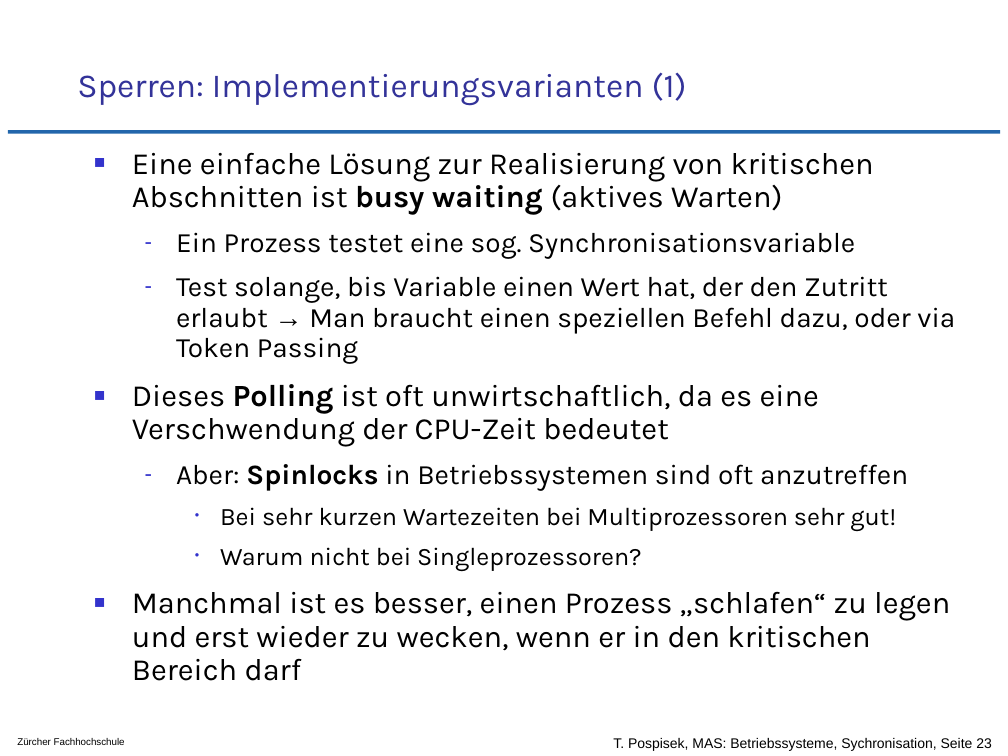
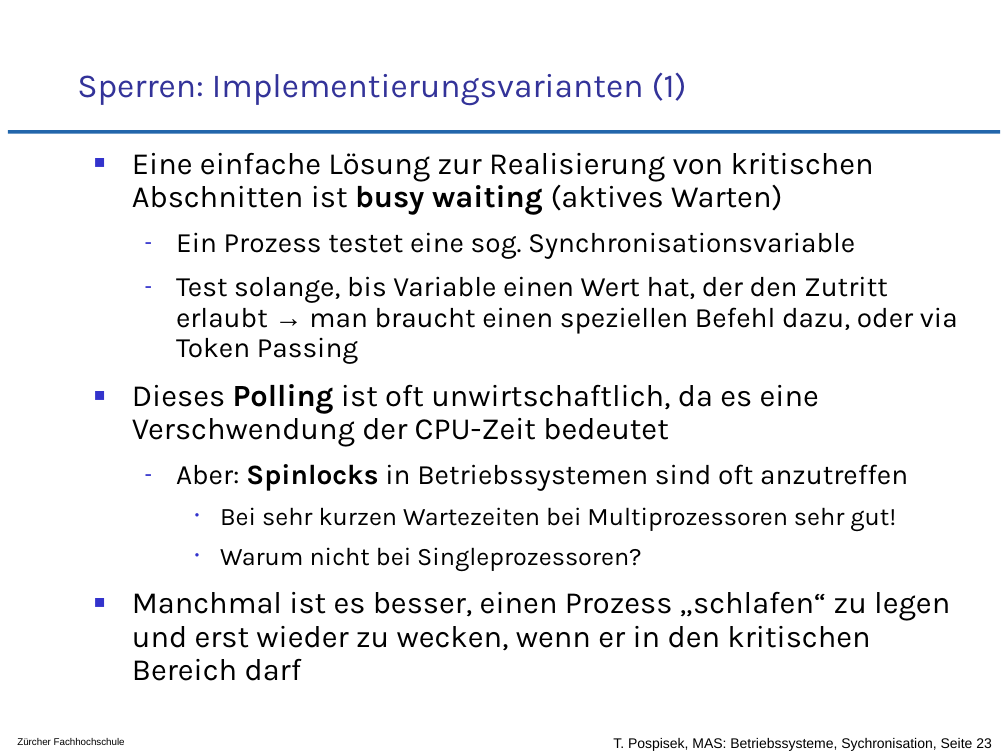
Before and after one commit to tpo/betriebssysteme, a slide deck: slide 23 of 07_Koordination_und_Synchronisation_Sperren_und_Semaphore.odp. Drawn at 1008x756 pixels with LibreOffice and Linux fonts; fonts in the diff are those of the drawing; background and template pictures are left out. Boxes give left, top, right and bottom in pixels: in the first picture for what was removed or moved away, otherwise in the second. Text is boxed around its words. In the diff, an @@ line names an element or a change of style, - is before the commit and + after.

```diff
--- a/07_Koordination_und_Synchronisation_Sperren_und_Semaphore.odp
+++ b/07_Koordination_und_Synchronisation_Sperren_und_Semaphore.odp
@@ text at (176, 276, 958, 364): text changed @@
-  – Test solange, bis Variable einen Wert hat, der den Zutritt erlaubt → Man braucht einen speziellen Befehl dazu, oder via Token Passing
+  – Test solange, bis Variable einen Wert hat, der den Zutritt erlaubt → man braucht einen speziellen Befehl dazu, oder via Token Passing
```
Also in this commit, not shown: 2 other slides changed.
